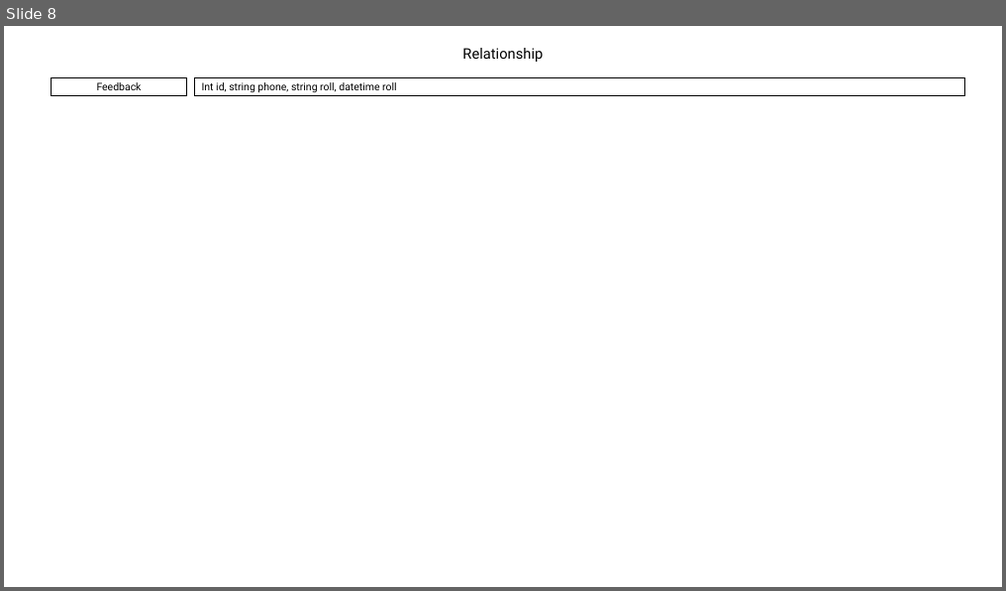
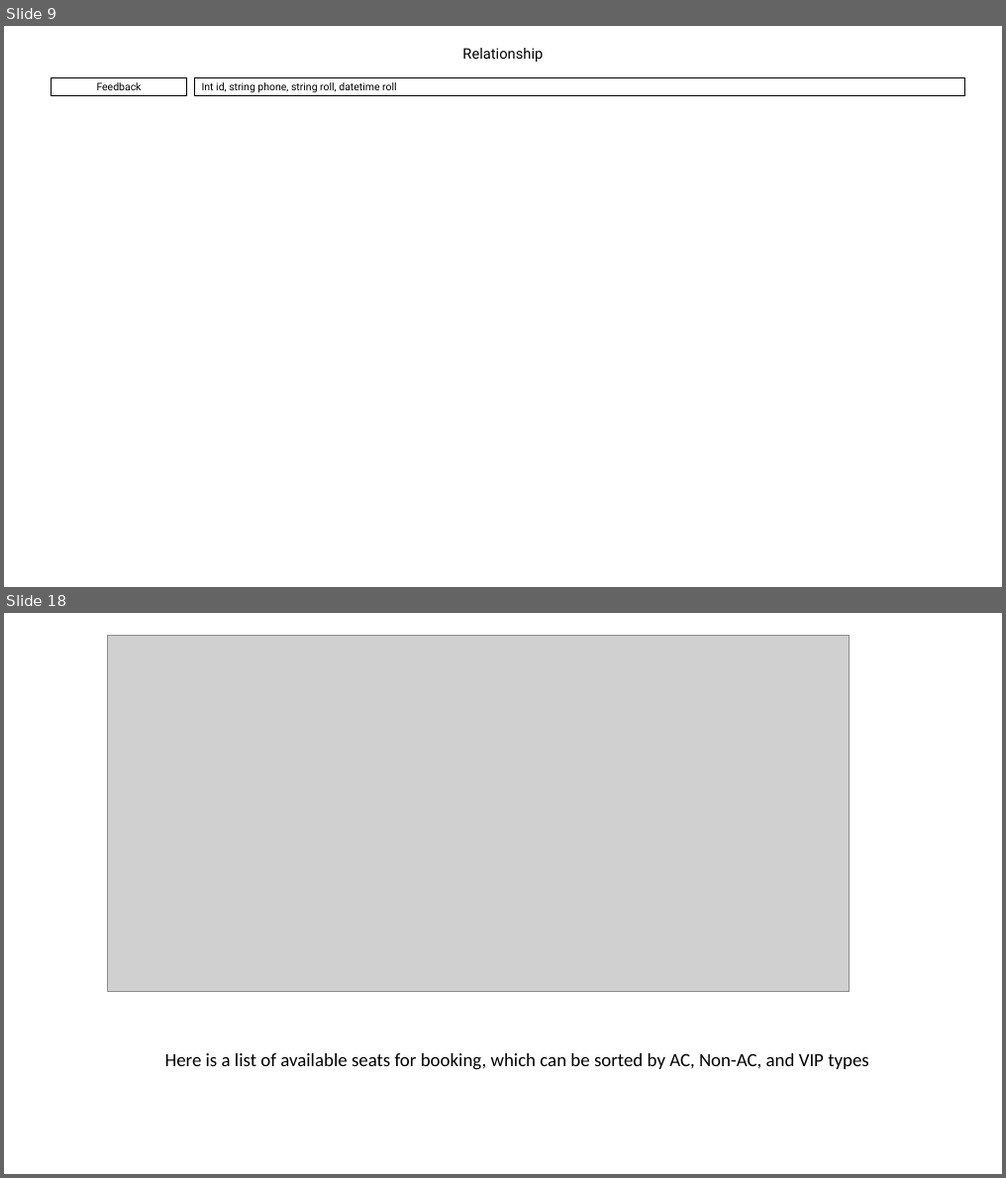
Before and after one commit to mdadalkhan/codebase, a slide deck: projects/biam_hostel_management/Overview.pptx. Shown one above the other, each under a label of ours: slide 8 before the commit, slides 9 and 18 after it; the slides between them are not shown. The pictures are 1006x591 and 1006x1178 pixels, drawn with LibreOffice and Linux fonts; fonts in the diff are those of the drawing; grey boxes stand for pictures. Boxes give left, top, right and bottom in pixels: in the first picture for what was removed or moved away, otherwise in the second. Text is boxed around its words. In the diff, an @@ line names an element or a change of style, - is before the commit and + after.

```diff
--- a/projects/biam_hostel_management/Overview.pptx
+++ b/projects/biam_hostel_management/Overview.pptx
@@ slide 18 added at (4,613,1002,1174), background #FFFFFF @@
@@ picture added at (107,636,849,992) @@
@@ text added at (165,1054,869,1070), 18 pt, text #000000 @@
+Here is a list of available seats for booking, which can be sorted by AC, Non-AC, and VIP types
@@ what was slide 8 is now slide 9 @@
```
Also in this commit, not shown: 3 slides changed, 16 other slides added, 3 slides removed, 12 other files.
